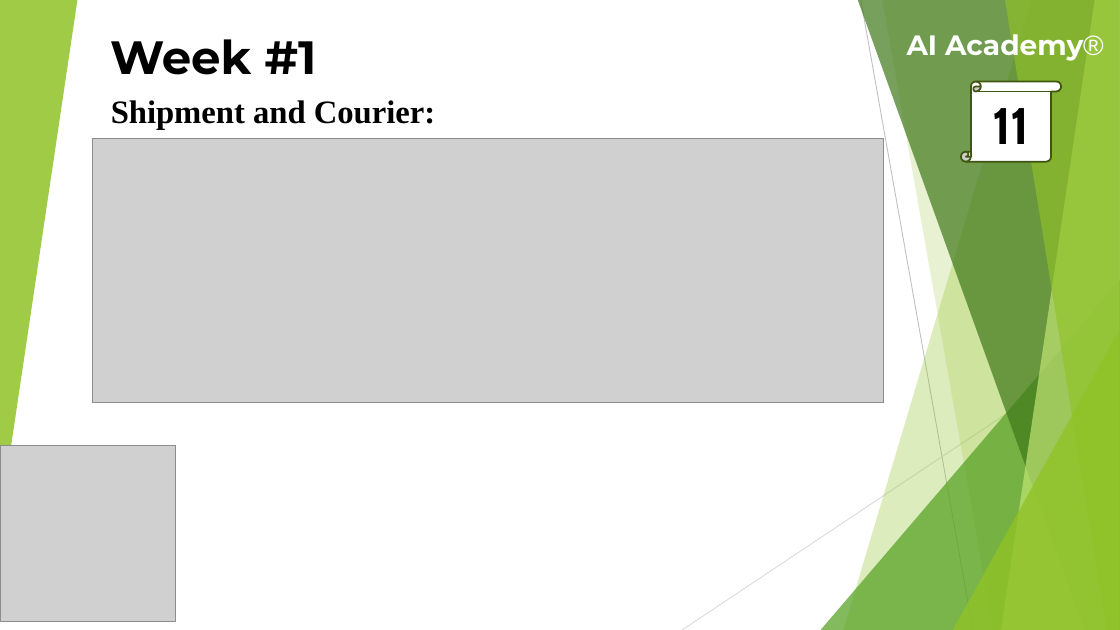
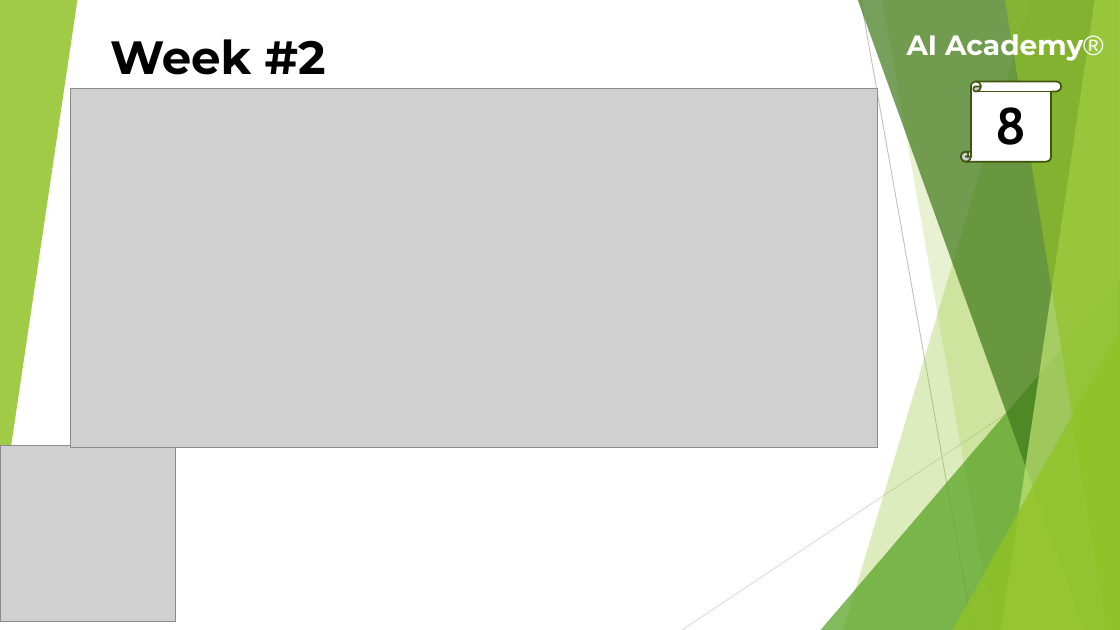
Before and after one commit to theaamirlatif/AI-Academy, a slide deck: slide 8 of eCommerce/Lectures/2nd Week Lecture.pptx (slide 11 before the commit). Drawn at 1120x630 pixels with LibreOffice and Linux fonts; fonts in the diff are those of the drawing; grey boxes stand for pictures. Boxes give left, top, right and bottom in pixels: in the first picture for what was removed or moved away, otherwise in the second. Text is boxed around its words. In the diff, an @@ line names an element or a change of style, - is before the commit and + after.

```diff
--- a/eCommerce/Lectures/2nd Week Lecture.pptx
+++ b/eCommerce/Lectures/2nd Week Lecture.pptx
@@ text at (110, 39, 326, 75): text changed @@
-Week #1
+Week #2
@@ picture: place and size @@
-picture at (92, 139, 884, 402)
+picture at (71, 89, 877, 448)
@@ text removed at (111, 100, 435, 129) @@
-Shipment and Courier:
@@ text in vertical scroll at (996, 107, 1027, 145): text changed @@
-11
+8
```
Also in this commit, not shown: 8 other slides changed, 7 slides removed, 1 other file.
